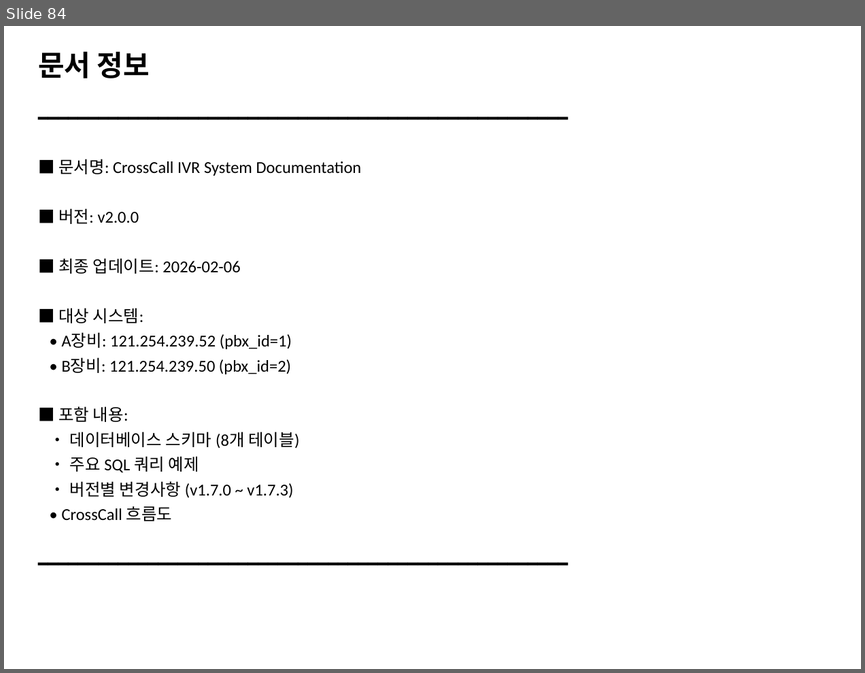
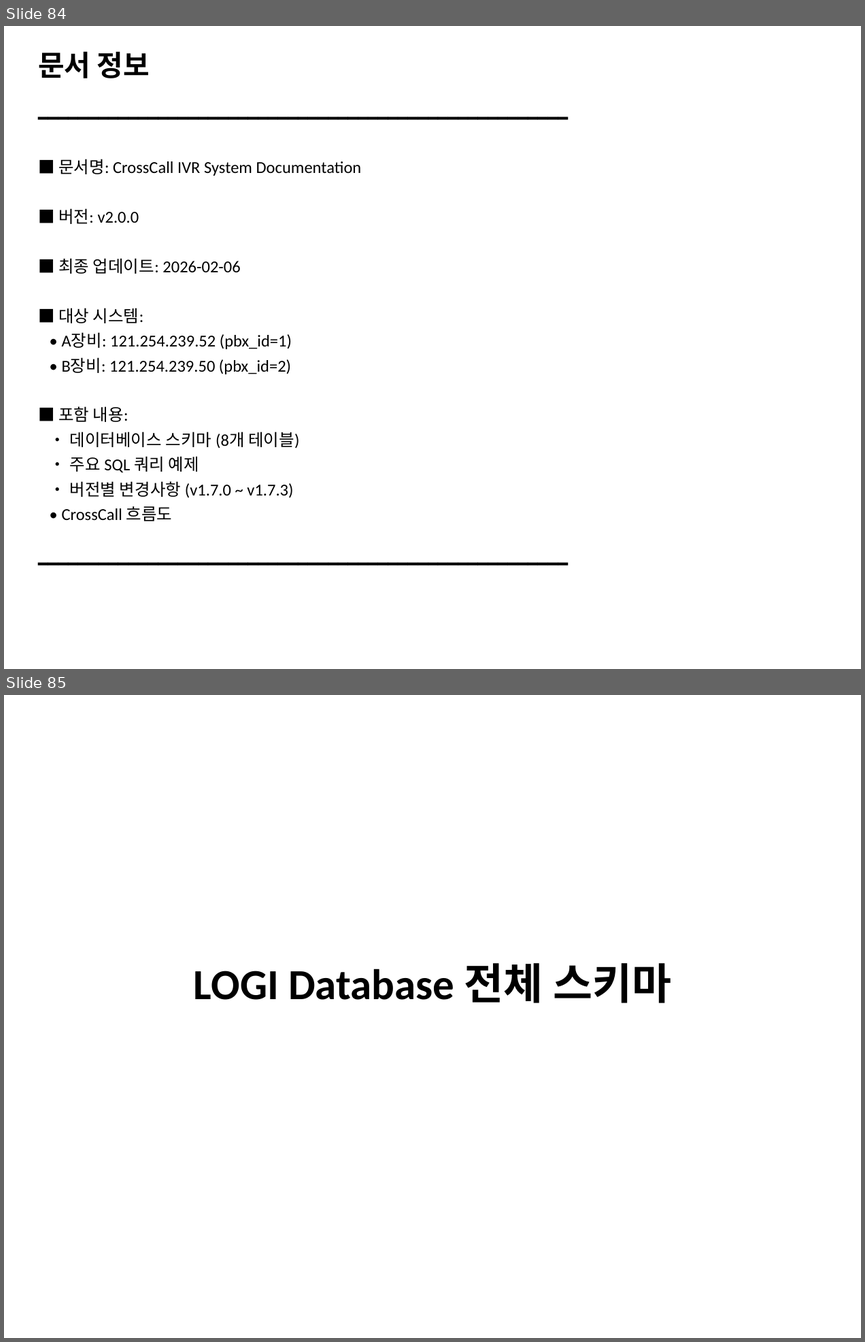
Before and after one commit to netypark/ROGI_J_IVR, a slide deck: CrossCall_IVR_System_Documentation.pptx. Shown one above the other, each under a label of ours: slide 84 before the commit, slides 84 and 85 after it. The pictures are 865x673 and 865x1342 pixels, drawn with LibreOffice and Linux fonts; fonts in the diff are those of the drawing. Boxes give left, top, right and bottom in pixels: in the first picture for what was removed or moved away, otherwise in the second. Text is boxed around its words. In the diff, an @@ line names an element or a change of style, - is before the commit and + after.

```diff
--- a/CrossCall_IVR_System_Documentation.pptx
+++ b/CrossCall_IVR_System_Documentation.pptx
@@ slide 85 added at bbox=[4, 695, 861, 1338], background #FFFFFF @@
@@ text added at bbox=[194, 963, 671, 1003], 36 pt, text #000000, bold @@
+LOGI Database 전체 스키마
```
Also in this commit, not shown: 52 other slides added, 1 other file.
